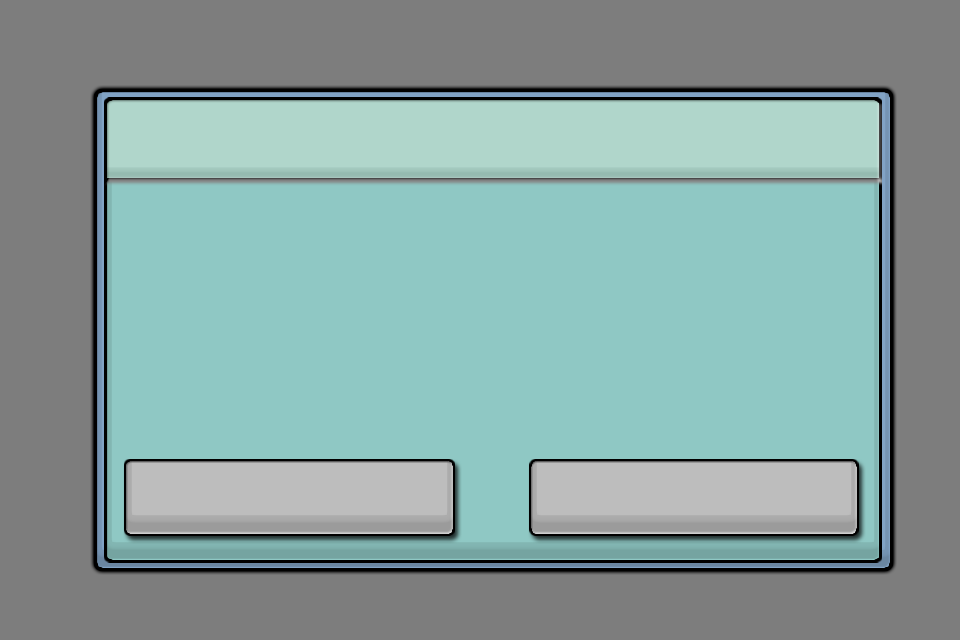
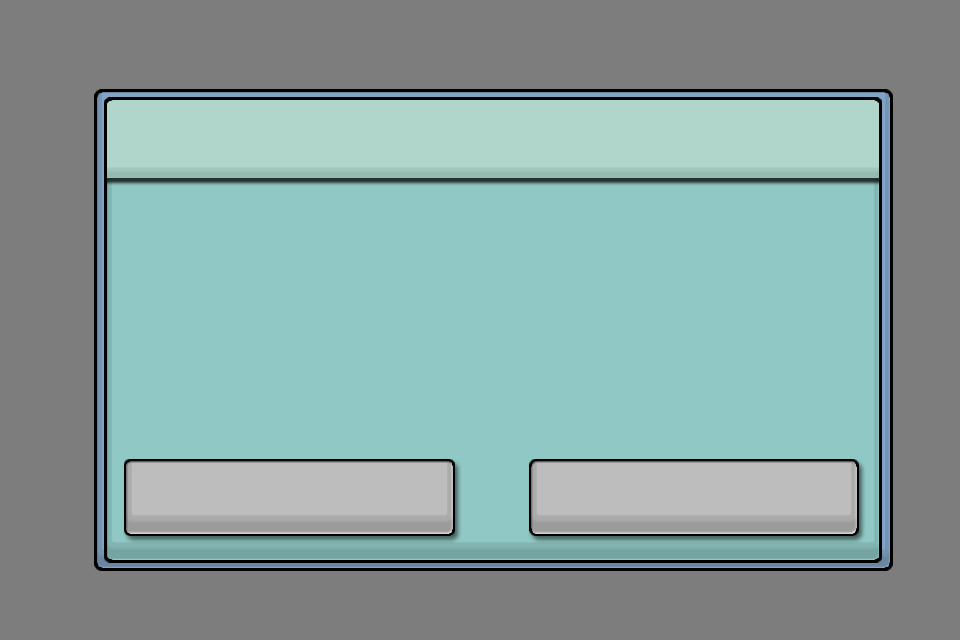
Before/after of a 960x640 layered artwork. What changed in the layer stack:
removed layer "TitleBackground" over box(104, 97, 882, 186)
removed layer "InnerPanel" (was screen) over box(104, 97, 882, 543)
renamed "OuterPanel" to "Panel", blend screen → normal, painted on it over box(94, 89, 893, 571)
